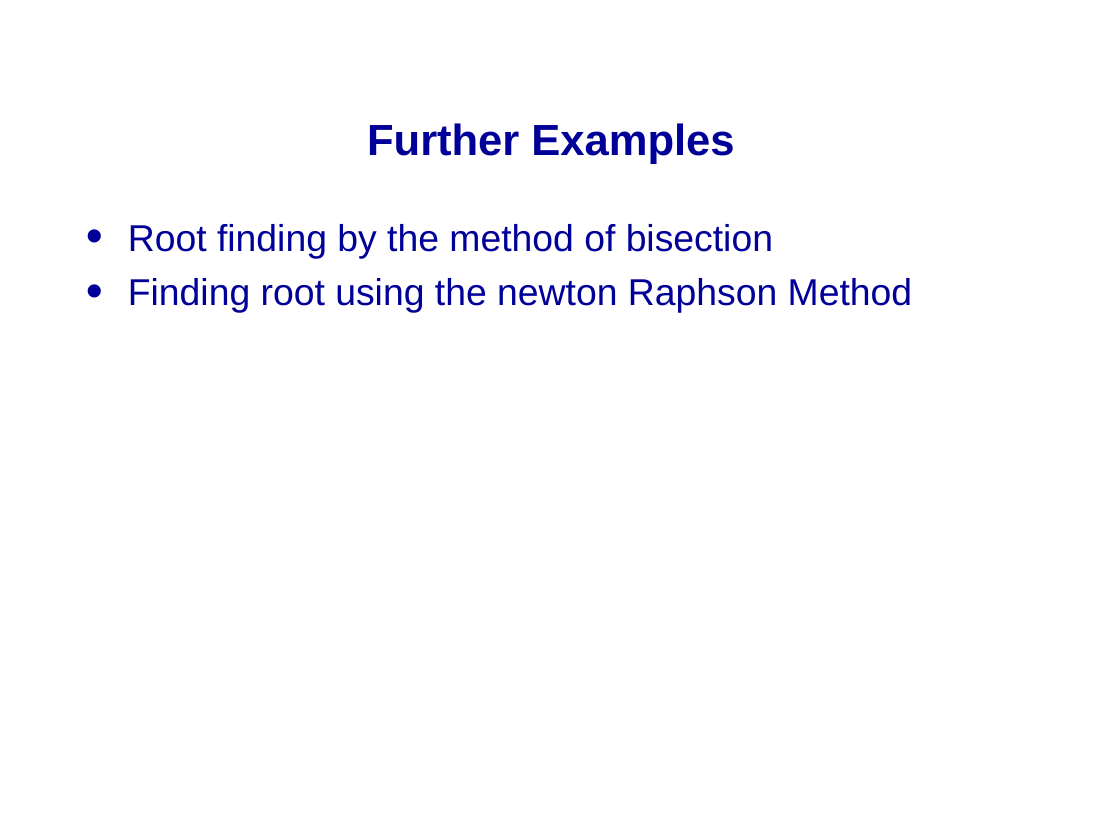
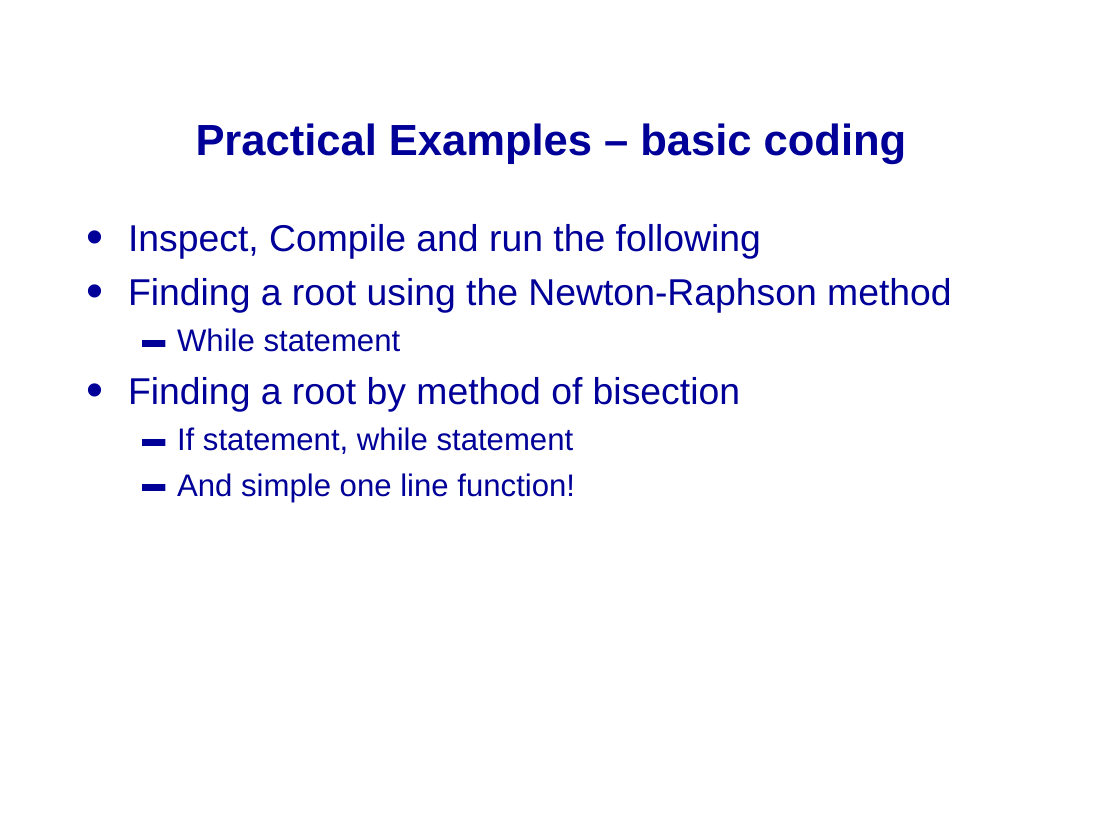
Before and after one commit to mikeg64/iome, a slide deck: slide 34 of src/examples/course/c/presentation/IntrotoC1.ppt (slide 35 before the commit). Drawn at 1120x840 pixels with LibreOffice and Linux fonts; fonts in the diff are those of the drawing; background and template pictures are left out. Boxes give left, top, right and bottom in pixels: in the first picture for what was removed or moved away, otherwise in the second. Text is boxed around its words. In the diff, an @@ line names an element or a change of style, - is before the commit and + after.

```diff
--- a/src/examples/course/c/presentation/IntrotoC1.ppt
+++ b/src/examples/course/c/presentation/IntrotoC1.ppt
@@ title at (196, 123, 906, 164): text changed @@
-Further Examples
+Practical Examples – basic coding
@@ text at (128, 224, 952, 502): text changed @@
-• Root finding by the method of bisection
-• Finding root using the newton Raphson Method
+• Inspect, Compile and run the following
+• Finding a root using the Newton-Raphson method
+  ▬ While statement
+• Finding a root by method of bisection
+  ▬ If statement, while statement
+  ▬ And simple one line function!
```
Also in this commit, not shown: 5 other slides changed, 2 slides removed, 14 other files.
